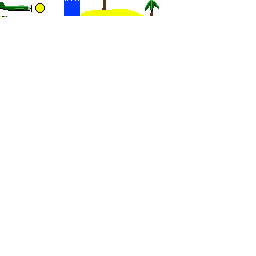
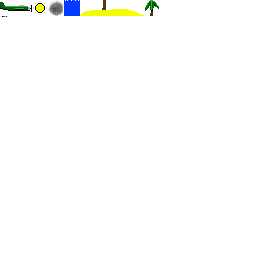
Before/after of a 256x256 layered artwork. What changed in the layer stack:
painted on "tiles.png" over [48, 0, 64, 16]
